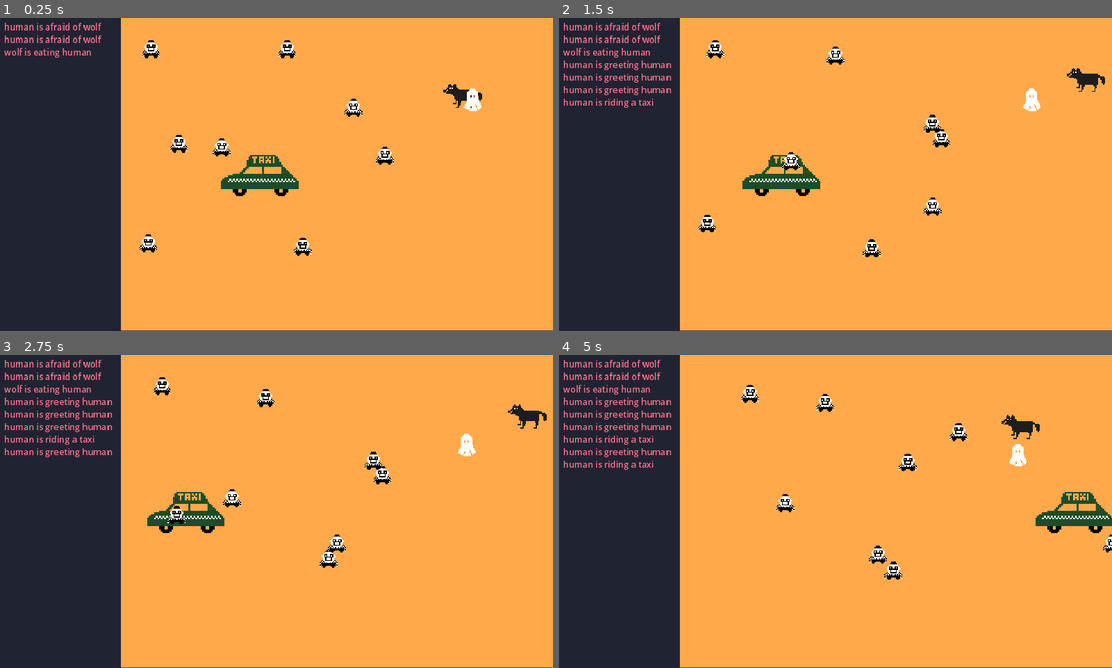
Above: before the commit, frames 1-4 (two rows, left to right).
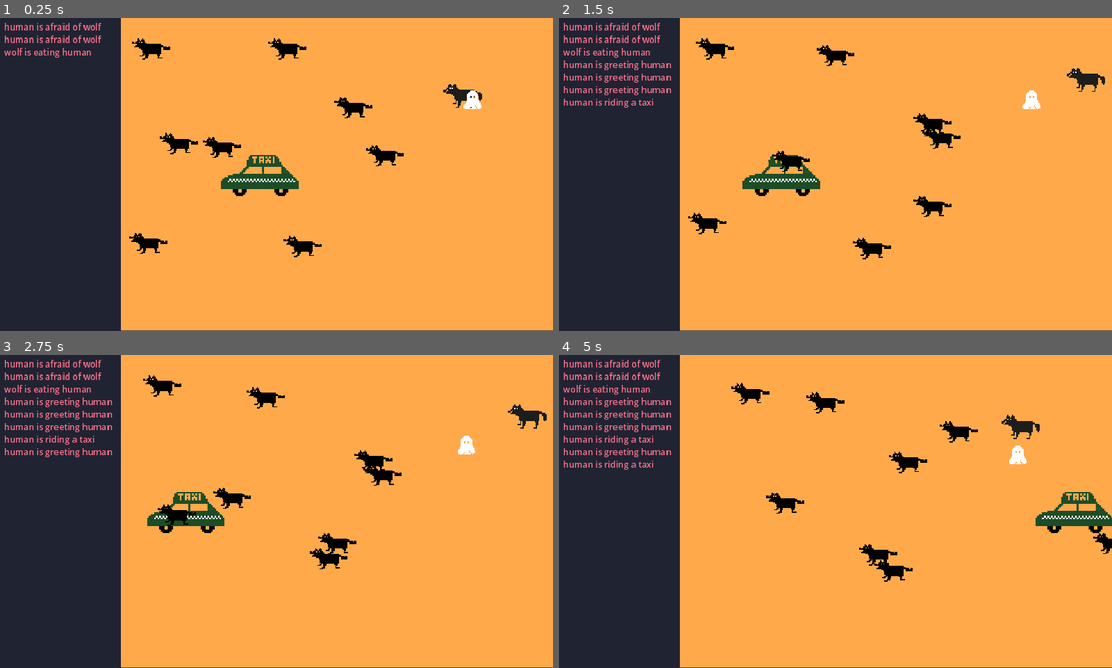
Above: after the commit, the same moments.

Repository: matiasautio/ld55-summoning
Game: Godot game, scene res://levels/test_level.tscn
Two runs of this game, one before a commit and one after it. Both use one fixed random seed, a clock stepped at 60 frames per second and the inputs below.
Inputs (mouse positions are in pixels of both pictures, inside the frame that each line leads up to):
- Up to frame 1 (0.25 s): no input
- Up to frame 2 (1.5 s): move the mouse to (758, 146) at 0.52 s; click (758, 146) at 0.67 s; move the mouse to (940, 136) at 1.27 s; click (940, 136) at 1.42 s
- Up to frame 3 (2.75 s): move the mouse to (326, 567) at 2.02 s; click (326, 567) at 2.17 s
- Up to frame 4 (5 s): move the mouse to (896, 542) at 2.77 s; click (896, 542) at 2.92 s; move the mouse to (1012, 461) at 3.52 s; click (1012, 461) at 3.67 s; move the mouse to (813, 395) at 4.27 s; click (813, 395) at 4.42 s

The runs differ from the first frame. In frame 1, 1.4% of the frame differs, in the area x 23-88%, y 6-77%; in frame 2, 1.4%; in frame 3, 1.4%; in frame 4, 1.4%.

Commit message:
ghost and wolf animations

Diff:
--- a/human/human.tscn
+++ b/human/human.tscn
@@ -1,8 +1,9 @@
-[gd_scene load_steps=21 format=3 uid="uid://x7pch5eqnnqv"]
+[gd_scene load_steps=25 format=3 uid="uid://x7pch5eqnnqv"]
 
 [ext_resource type="Script" path="res://human/human.gd" id="1_wbjps"]
+[ext_resource type="Texture2D" uid="uid://bbpywgnae54tl" path="res://art/ghost_move_1.png" id="2_u8fnk"]
 [ext_resource type="Texture2D" uid="uid://den0wqecgktwm" path="res://art/human_1_idle_1.png" id="3_8p6wf"]
-[ext_resource type="Texture2D" uid="uid://c8ybgmpt4tibb" path="res://art/ghost.png" id="3_y3bsg"]
+[ext_resource type="Texture2D" uid="uid://d2bc6755fm24j" path="res://art/ghost_move_2.png" id="3_ycsq1"]
 [ext_resource type="Texture2D" uid="uid://6aykoyffxxnu" path="res://art/human_e_idle_2.png" id="4_cisnx"]
 [ext_resource type="Texture2D" uid="uid://rus8cdogd47n" path="res://art/human1_hit_1.png" id="5_4lgu2"]
 [ext_resource type="Texture2D" uid="uid://df34c5xe11s5w" path="res://art/human_becomeghost_1.png" id="5_4uoa7"]
@@ -17,12 +18,18 @@
 [ext_resource type="Texture2D" uid="uid://c44rs122eo6xn" path="res://art/human1_eat_1.png" id="9_l7cq7"]
 [ext_resource type="Texture2D" uid="uid://bkqjaw16mrm1" path="res://art/human1_eat_2.png" id="10_6cmsi"]
 [ext_resource type="Texture2D" uid="uid://c14arxh2piix5" path="res://art/human1_eat_3.png" id="11_03ywn"]
+[ext_resource type="Texture2D" uid="uid://de14wr4bb3xqf" path="res://art/wolf_1.png" id="19_2or47"]
+[ext_resource type="Texture2D" uid="uid://bdrjxqrvxa26j" path="res://art/wolf_2.png" id="20_gvhwe"]
+[ext_resource type="Texture2D" uid="uid://d13sqtcup2sf1" path="res://art/wolf_3.png" id="21_go23v"]
 
 [sub_resource type="SpriteFrames" id="SpriteFrames_cc41q"]
 animations = [{
 "frames": [{
 "duration": 1.0,
-"texture": ExtResource("3_y3bsg")
+"texture": ExtResource("2_u8fnk")
+}, {
+"duration": 1.0,
+"texture": ExtResource("3_ycsq1")
 }],
 "loop": true,
 "name": &"ghost",
@@ -102,6 +109,20 @@
 "loop": true,
 "name": &"human_walk",
 "speed": 5.0
+}, {
+"frames": [{
+"duration": 1.0,
+"texture": ExtResource("19_2or47")
+}, {
+"duration": 1.0,
+"texture": ExtResource("20_gvhwe")
+}, {
+"duration": 1.0,
+"texture": ExtResource("21_go23v")
+}],
+"loop": true,
+"name": &"wolf_move",
+"speed": 5.0
 }]
 
 [sub_resource type="RectangleShape2D" id="RectangleShape2D_qfw4s"]
@@ -117,8 +138,9 @@
 position = Vector2(0.312497, 0.361418)
 scale = Vector2(0.232143, 0.232143)
 sprite_frames = SubResource("SpriteFrames_cc41q")
-animation = &"human_eat"
-frame_progress = 0.352723
+animation = &"wolf_move"
+frame = 1
+frame_progress = 0.943584
 
 [node name="CollisionShape2D" type="CollisionShape2D" parent="."]
 shape = SubResource("RectangleShape2D_qfw4s")
Binary file added: art/ghost_move_1.png
Not shown, added: art/ghost_move_1.png.import
Binary file added: art/ghost_move_2.png
Not shown, added: art/ghost_move_2.png.import
Binary file added: art/wolf_1.png
Not shown, added: art/wolf_1.png.import
Binary file added: art/wolf_2.png
Not shown, added: art/wolf_2.png.import
Binary file added: art/wolf_3.png
Not shown, added: art/wolf_3.png.import
Not shown, added: art/.DS_Store
